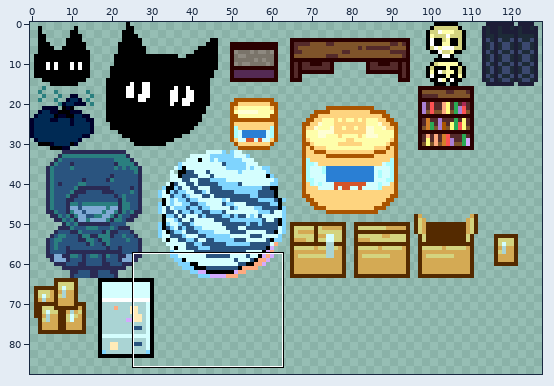
Edited in one commit: sprite sheet (sprites/world/building/spr_gdung.png). Above, an overview of the earlier version with the close-up marked.
Close-up. Old version:
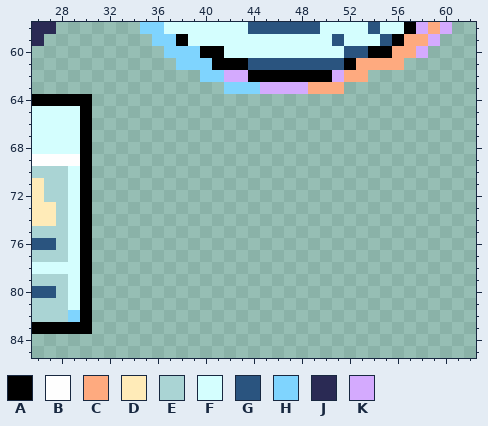
The file is 128x128 pixels. Shown: x 26..62, y 58..85. The wide view leaves out empty margins.
Palette (. is transparent): A #000000  B #fefefe  C #feaa7f  D #ffebb8  E #aad4d4  F #d4fefe  G #2a547f  H #7fd4fe  J #2a2a54  K #d4aafe
Pixels before, first column x 26:
58 JJ.......HHFFFFFFFGGGGGGFFFFGFFAKCK
59 J.........HHAFFFFFFFFFFFFGFFFGACCK.
60 ...........HHHAAFFFFFFFFFFGGAACCK..
61 ............HHHAAAGGGGGGGGACCCC....
62 ..............HHKKAAAAAAAKCC.......
63 ................HHHKKKKCCC.........
64 AAAAA..............................
65 FFFFA..............................
66 FFFFA..............................
67 FFFFA..............................
68 FFFFA..............................
69 BBBBA..............................
70 EEEFA..............................
71 DEEFA..............................
72 DEEFA..............................
73 DDEFA..............................
74 DDEFA..............................
75 EEEFA..............................
76 GGEFA..............................
77 EEEFA..............................
78 FFFFA..............................
79 EEEFA..............................
80 GGEFA..............................
81 EEEFA..............................
82 EEEHA..............................
83 AAAAA..............................
Once edited:
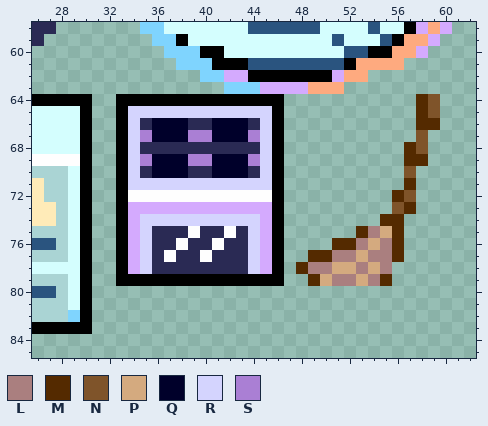
Colours new in this view: L #aa7f7f  M #542a00  N #7f542a  P #d4aa7f  Q #00002a  R #d4d4fe  S #aa7fd4
Changes in this commit:
y 64: x 33..46 .............. -> AAAAAAAAAAAAAA; x 58..59 .. -> MN
y 65: x 33..46 .............. -> ARRRRRRRRRRRRA; x 58..59 .. -> MN
y 66: x 33..46 .............. -> ARJQQQJJQQQJRA; x 58..59 .. -> MM
y 67: x 33..46 .............. -> ARSQQQSSQQQSRA; x 58 . -> N
y 68: x 33..46 .............. -> ARJJJJJJJJJJRA; x 57..58 .. -> MN
y 69: x 33..46 .............. -> ARSQQQSSQQQSRA; x 57..58 .. -> MM
y 70: x 33..46 .............. -> ARJQQQJJQQQJRA; x 57 . -> N
y 71: x 33..46 .............. -> ARRRRRRRRRRRRA; x 57 . -> M
y 72: x 33..46 .............. -> ABBBBBBBBBBBBA; x 56..57 .. -> MN
y 73: x 33..46 .............. -> AKKKKKKKKKKKKA; x 56..57 .. -> NM
y 74: x 33..46 .............. -> AKRRRRRRRRRRKA; x 55..56 .. -> MM
y 75: x 33..46 .............. -> AKRJJJBJJBJRKA; x 53..56 .... -> MLPM
y 76: x 33..46 .............. -> AKRJJBJJBJJRKA; x 51..56 ...... -> MMLPLM
y 77: x 33..46 .............. -> AKRJBJJBJJJRKA; x 49..56 ........ -> MMLLPLLM
y 78: x 33..46 .............. -> AKRJJJJJJJJRKA; x 48..55 ........ -> MLLPPLPL
y 79: x 33..46 .............. -> AAAAAAAAAAAAAA; x 49..55 ....... -> MPLLPLM
Boxes around the changes in both close-ups, in picture pixels (x1, y1, x2, y2):
added: (116, 94, 440, 286)
